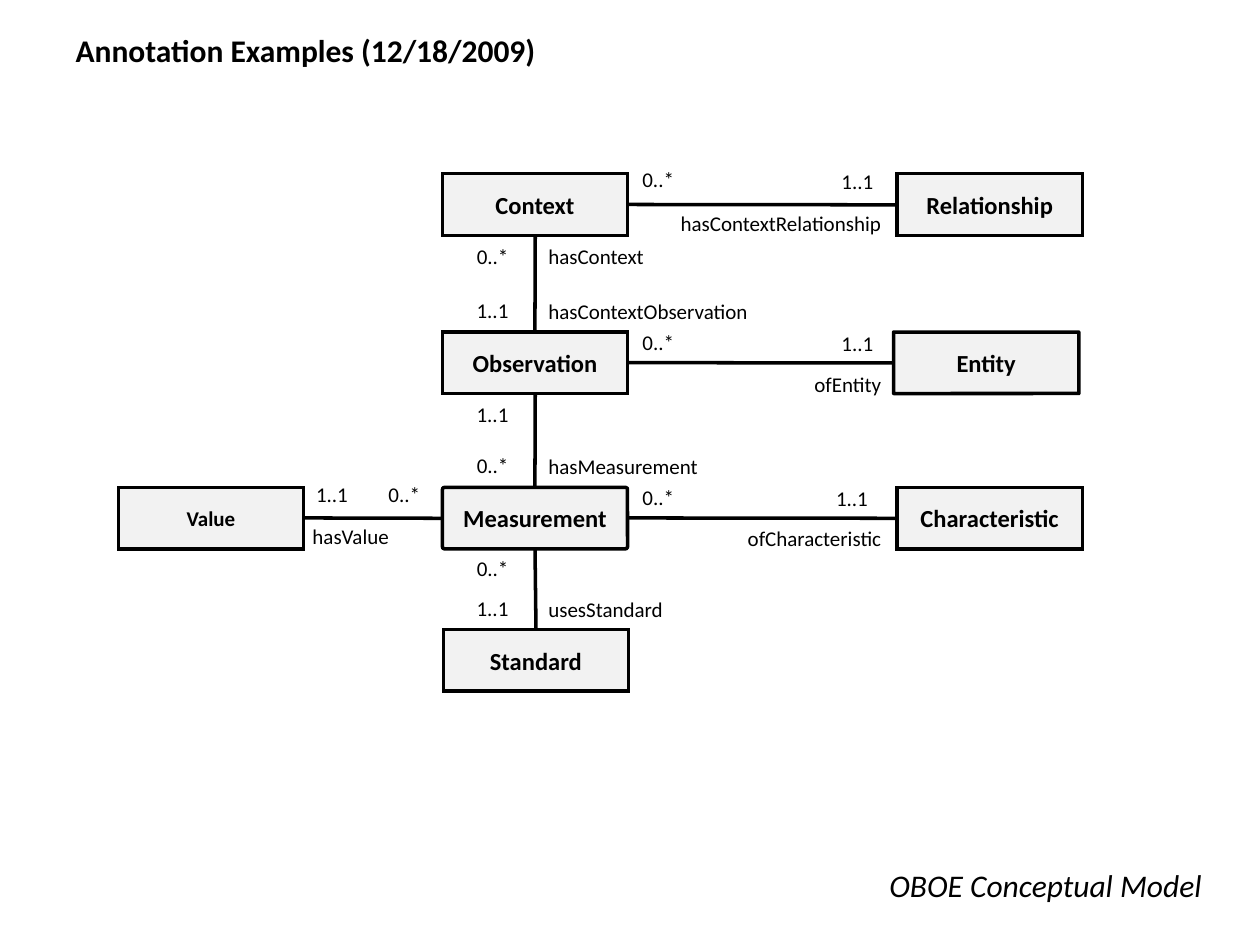
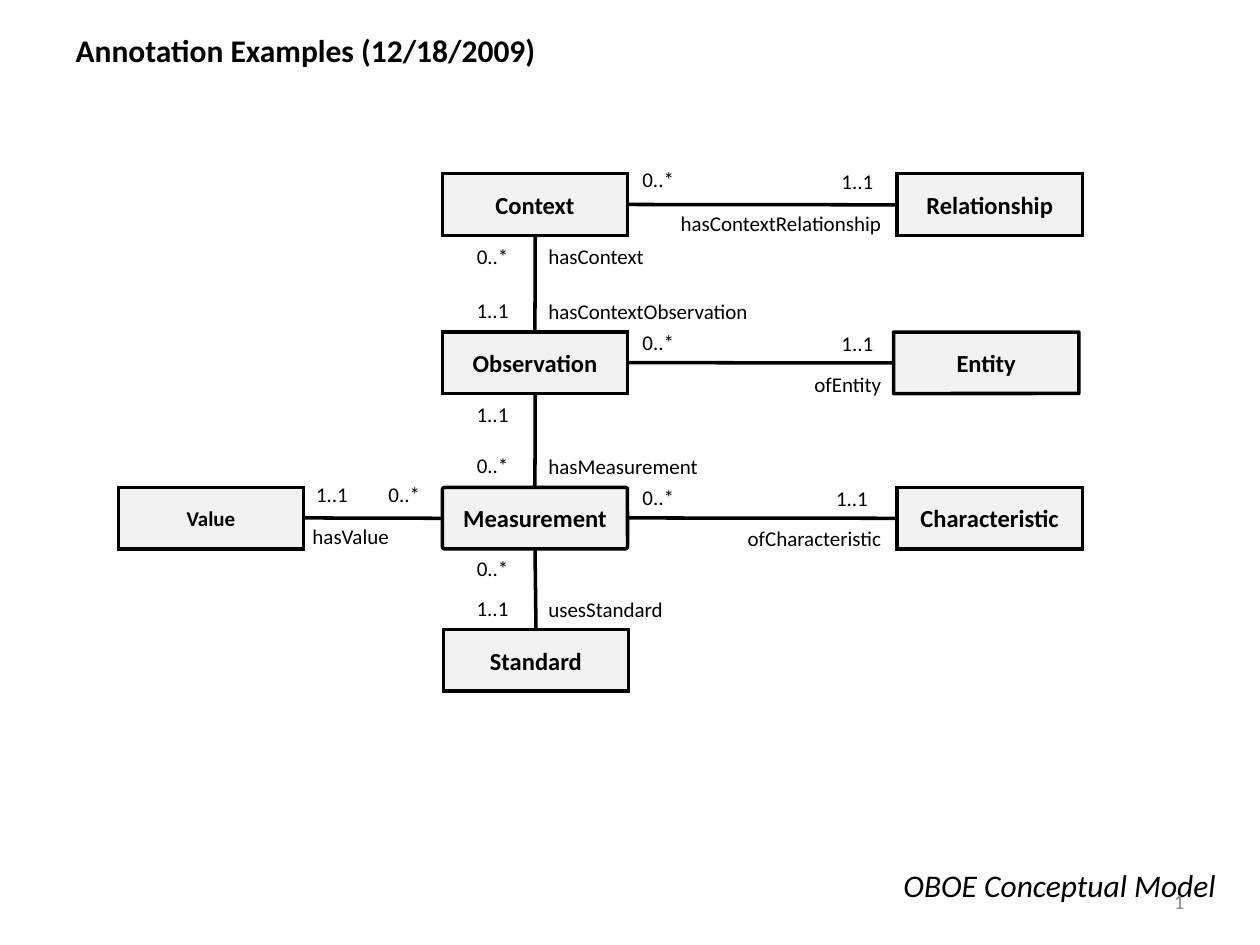
Before and after one commit to NCEAS/semtools, a slide deck: slide 1 of dev/sms/doc/annotation-examples.ppt. Drawn at 1260x945 pixels with LibreOffice and Linux fonts; fonts in the diff are those of the drawing. Boxes give left, top, right and bottom in pixels: in the first picture for what was removed or moved away, otherwise in the second. Text is boxed around its words. In the diff, an @@ line names an element or a change of style, - is before the commit and + after.

```diff
--- a/dev/sms/doc/annotation-examples.ppt
+++ b/dev/sms/doc/annotation-examples.ppt
@@ text "OBOE Conceptual Model": place and size @@
-text "OBOE Conceptual Model" at (889, 875, 1201, 902)
+text "OBOE Conceptual Model" at (903, 875, 1215, 904)
@@ page number added at (1174, 891, 1185, 909), 12 pt, text #898989 @@
+1
```
Also in this commit, not shown: 13 other slides changed.
